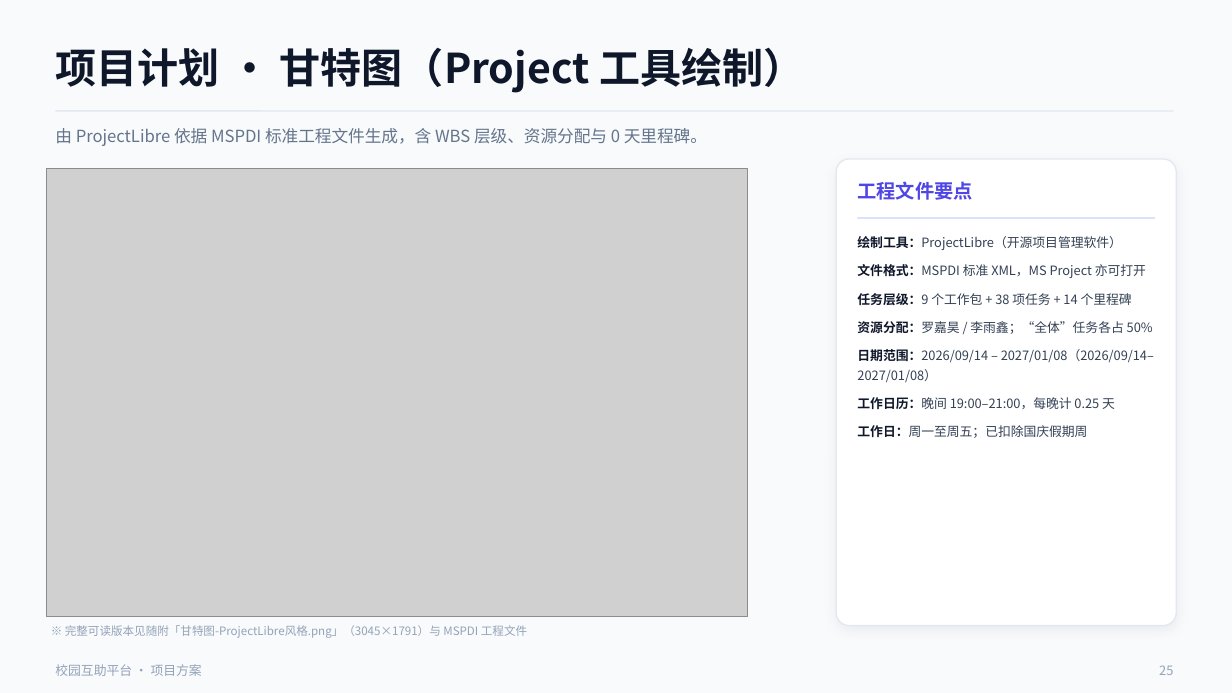
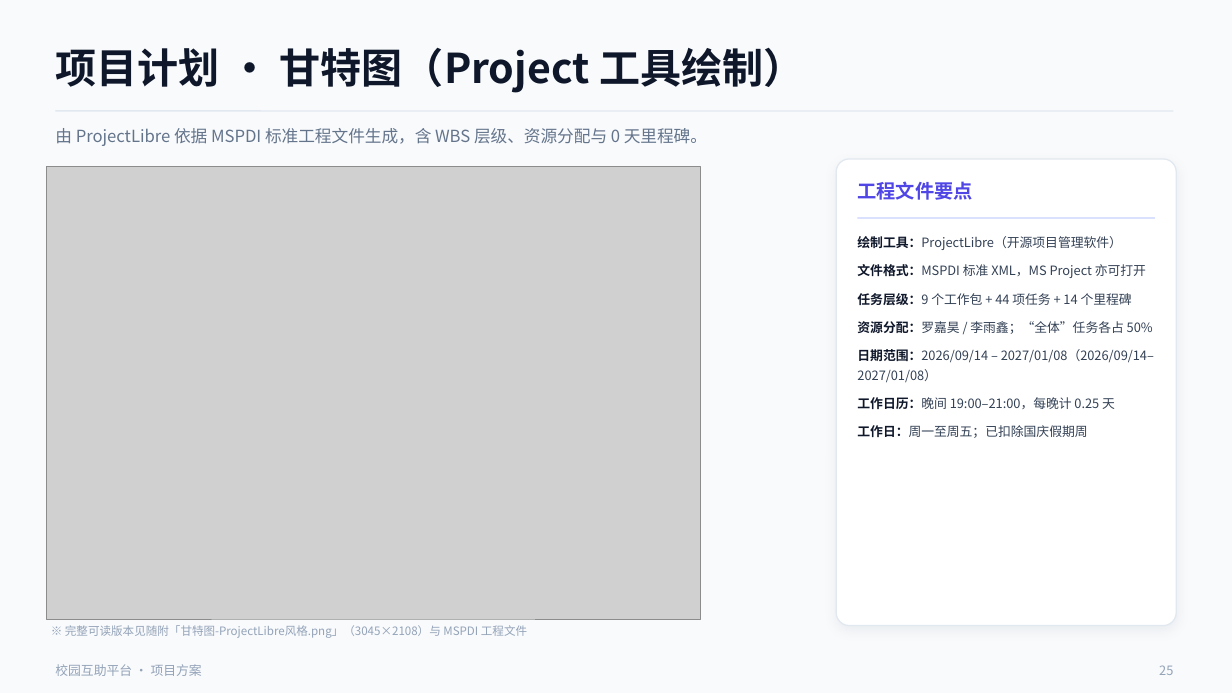
Before and after one commit to lunasama868/SE2026-G22-campus-mutual-aid, a slide deck: slide 25 of assets/SE2026-G22-校园互助平台-项目方案PPT.pptx. Drawn at 1232x693 pixels with LibreOffice and Linux fonts; fonts in the diff are those of the drawing; grey boxes stand for pictures. Boxes give left, top, right and bottom in pixels: in the first picture for what was removed or moved away, otherwise in the second. Text is boxed around its words. In the diff, an @@ line names an element or a change of style, - is before the commit and + after.

Commit message:
feat: 细化可行性研究阶段任务分解
原 WP2 仅 2 项任务，现拆分为 8 项可跟踪任务：
- 调研侧（李雨鑫 2.50 人天）：方案与问卷设计、问卷发放回收、竞品与群内观察、数据整理统计
- 论证侧（罗嘉昊 3.35 人天）：技术原型验证、成本与效益测算、合规与资质核查、报告撰写
总工作量与人员占比保持不变（62.00 人天，55.0% : 45.0%）。
同步更新 WBS、任务清单、甘特图、资源负载表与 PPT。

```diff
--- a/assets/SE2026-G22-校园互助平台-项目方案PPT.pptx
+++ b/assets/SE2026-G22-校园互助平台-项目方案PPT.pptx
@@ picture resized from (x1=46, y1=168, x2=748, y2=616) to (x1=46, y1=166, x2=701, y2=619) @@
@@ text at (x1=857, y1=293, x2=1132, y2=305): text changed @@
-任务层级：9 个工作包 + 38 项任务 + 14 个里程碑
+任务层级：9 个工作包 + 44 项任务 + 14 个里程碑
@@ text at (x1=65, y1=625, x2=527, y2=638): text changed @@
-※ 完整可读版本见随附「甘特图-ProjectLibre风格.png」（3045×1791）与 MSPDI 工程文件
+※ 完整可读版本见随附「甘特图-ProjectLibre风格.png」（3045×2108）与 MSPDI 工程文件
```
Also in this commit, not shown: 6 other files.
